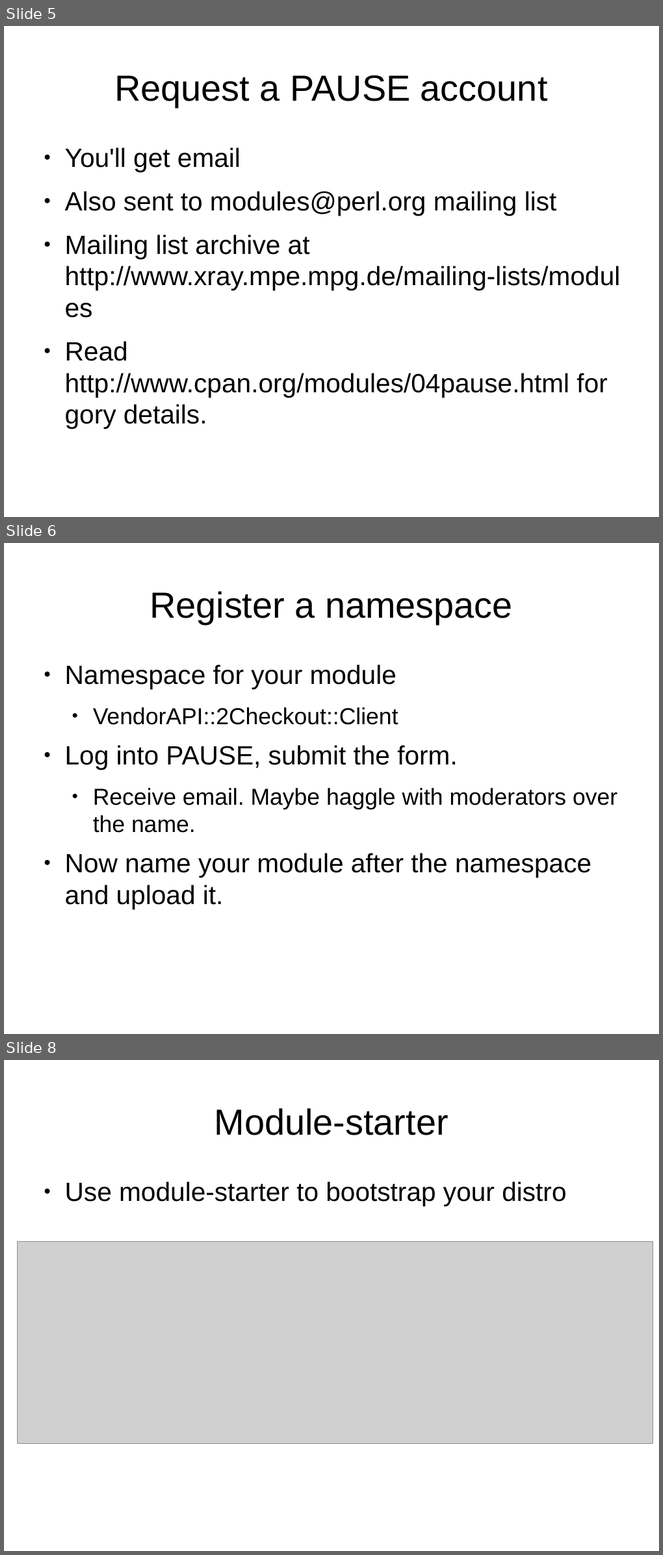
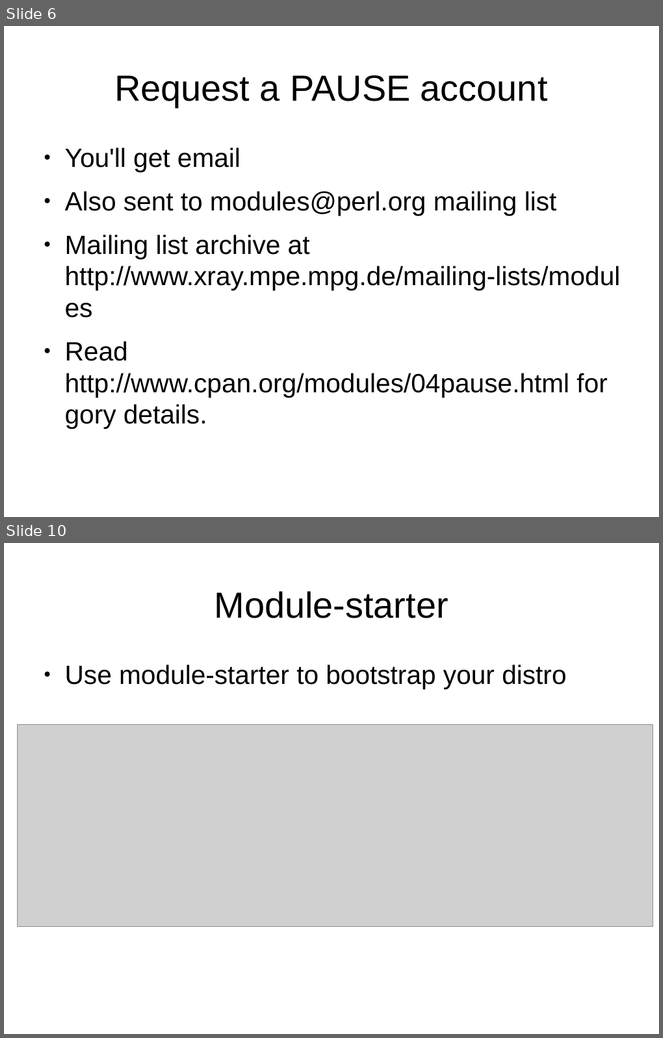
Before and after one commit to genehack/perl-beginner-talks, a slide deck: intro-to-cpan-creating-and-uploading/BeginnersGuideToCreatingAndUploadingCPANModules.odp. Shown one above the other, each under a label of ours: slides 5, 6 and 8 before the commit, slides 6 and 10 after it; the slides between them are not shown. The pictures are 663x1555 and 663x1038 pixels, drawn with LibreOffice and Linux fonts; fonts in the diff are those of the drawing; grey boxes stand for pictures. Boxes give left, top, right and bottom in pixels: in the first picture for what was removed or moved away, otherwise in the second. Text is boxed around its words. In the diff, an @@ line names an element or a change of style, - is before the commit and + after.

Commit message:
Modified slides on CPAN Testers Took out slides on Requesting Namespace Added slides on versioning and developer releases Added slides on Dist::Zilla other random tweaks

```diff
--- a/intro-to-cpan-creating-and-uploading/BeginnersGuideToCreatingAndUploadingCPANModules.odp
+++ b/intro-to-cpan-creating-and-uploading/BeginnersGuideToCreatingAndUploadingCPANModules.odp
@@ slide 6 removed at (4, 543, 659, 1034), background #FFFFFF @@
@@ title removed at (150, 591, 513, 624) @@
-Register a namespace
@@ text removed at (65, 665, 618, 910) @@
-● Namespace for your module
-  ● VendorAPI::2Checkout::Client
-● Log into PAUSE, submit the form.
-  ● Receive email. Maybe haggle with moderators over the name.
-● Now name your module after the namespace and upload it.
@@ what was slide 5 is now slide 6 @@
@@ what was slide 8 is now slide 10 @@
```
Also in this commit, not shown: 9 slides added, 5 other slides removed.
